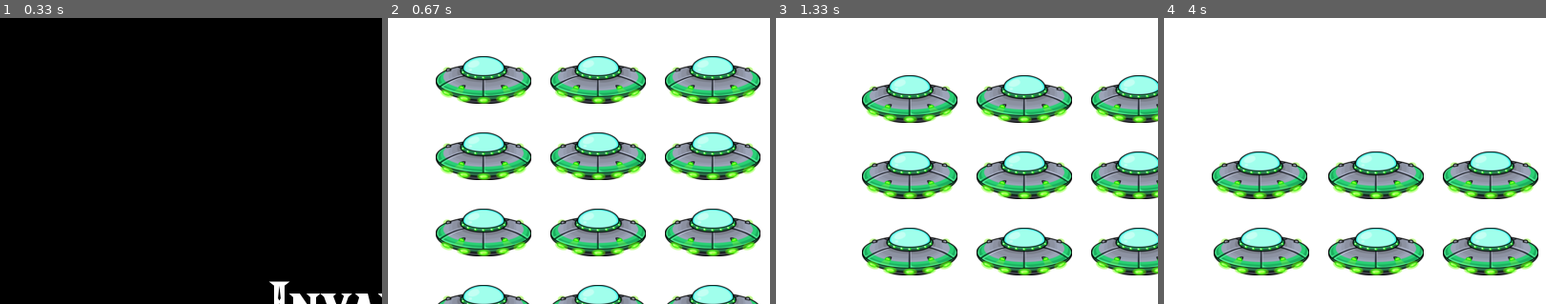
Above: before the commit, frames 1-4 (left to right).
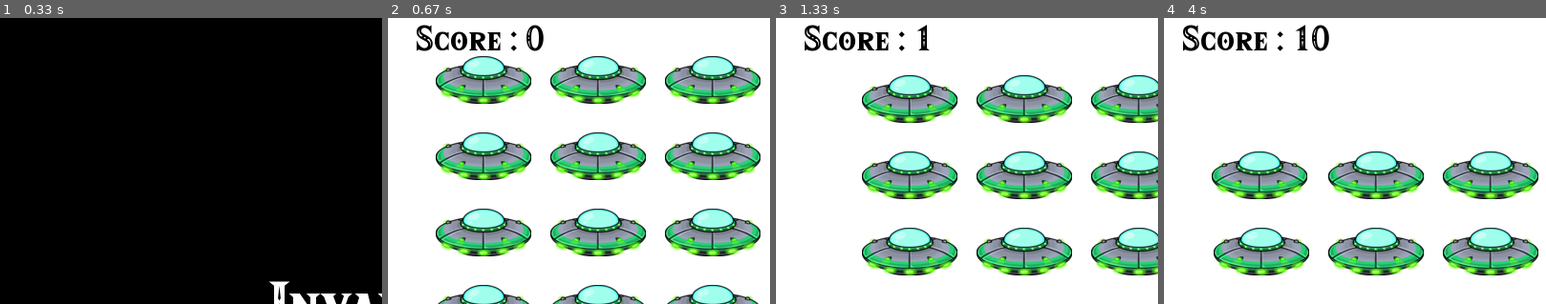
Above: after the commit, the same moments.

Repository: javman18/space_invaders
Game: pygame game, started from src/pygame_app.py
Two runs of this game, one before a commit and one after it. Both use one fixed random seed, a clock stepped at 60 frames per second and the inputs below.
Inputs:
- Up to frame 1 (0.33 s): no input
- Up to frame 2 (0.67 s): tap X at 0.33 s
- Up to frame 3 (1.33 s): tap Space at 0.67, 1.07 s; hold Right from 1 s (still down)
- Up to frame 4 (4 s): tap Space at 1.37, 1.57, 1.87, 2.07, 2.37, 2.63, 2.93, 3.07, 3.37, 3.73 s; release Right at 1.47 s; hold Right 1.5-1.97 s; hold Left 2-2.53 s; hold Left 2.57-2.97 s; hold Right 3-3.63 s; hold Left from 3.67 s (still down)
The pictures show only the part of the screen within x 0-50%, y 0-50%; the shares and areas given below are measured in that part.

Frame 1 is identical in both runs. In frame 2, 1.2% of the frame differs, in the area x 7-41%, y 2-12%; in frame 3, 1.1%; in frame 4, 1.3%, in the area x 5-44%, y 2-12%.

Commit message:
Se agrego funcionalidad de score

Diff:
--- a/src/alien.py
+++ b/src/alien.py
@@ -27,3 +27,7 @@
         screen_rect = self.screen.get_rect()
         if self.rect.right >= screen_rect.right or self.rect.left <= 0:
             return True
+    def check_bottom(self):
+        screen_rect = self.screen.get_rect()
+        if self.rect.bottom >= screen_rect.bottom:
+            return True
--- a/src/fleet.py
+++ b/src/fleet.py
@@ -23,3 +23,6 @@
             alien.update(self.direction)
             if alien.check_edges():
                 self.direction *= -1
+
+            if alien.check_bottom():
+                print("perdiste")
--- a/src/play_scene.py
+++ b/src/play_scene.py
@@ -4,6 +4,7 @@
 from bullet import Bullet
 from fleet import Alien_fleet
 from alien import Alien
+from score import Score
 import random
 
 class PlayScene (Scene):
@@ -12,6 +13,7 @@
         self.screen = app.screen
         self.ship = Ship(app)
         self.alien_fleet = Alien_fleet(self)
+        self.score = Score(app)
 
         super().__init__('PlayScene')
 
@@ -43,10 +45,12 @@
         self.ship.update()
         self.alien_fleet.update()
         self.collisions()
+        self.score.update()
 
 
     def draw(self):
         self.screen.fill((255,255,255))
+        self.score.draw()
         #pygame.draw.rect(self.screen, (0, 255, 0), (0,550,self.app.width,50))
         self.ship.draw()
         self.alien_fleet.draw()
@@ -67,3 +71,4 @@
                     bullet.rect.y > alien.rect.y - alien.rect.height):
                         bullet.is_active = False
                         self.alien_fleet.aliens.remove(alien)
+                        self.score.score += 1
--- /dev/null
+++ b/src/score.py
@@ -0,0 +1,17 @@
+import pygame
+
+class Score:
+    def __init__(self, app):
+
+        self.screen = app.screen
+        self.score = 0
+    def draw(self):
+        self.screen.blit(self.score_letters, self.score_rect)
+
+    def update(self):
+
+        self.font=pygame.font.Font("assets/fonts/HyliaSerif.ttf", 32)
+
+        self.score_letters = self.font.render("Score : %d " % (self.score), True, (0,0,0))
+        self.score_rect = self.score_letters.get_rect()
+        self.score_rect.center = (100, 20)
